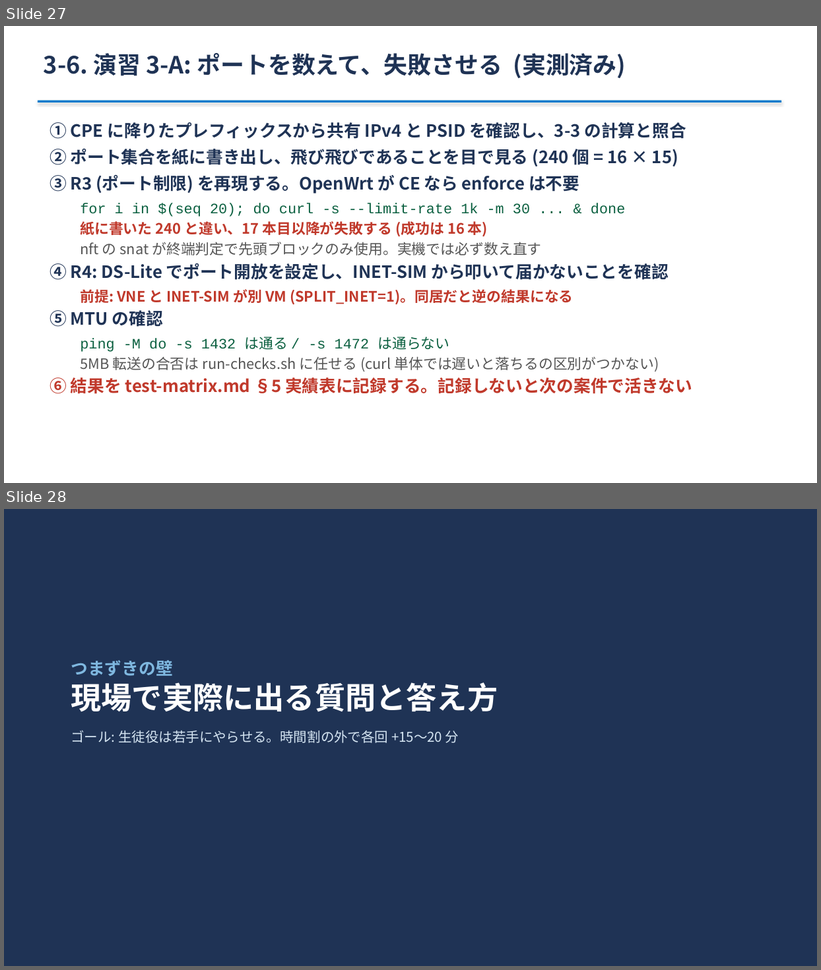
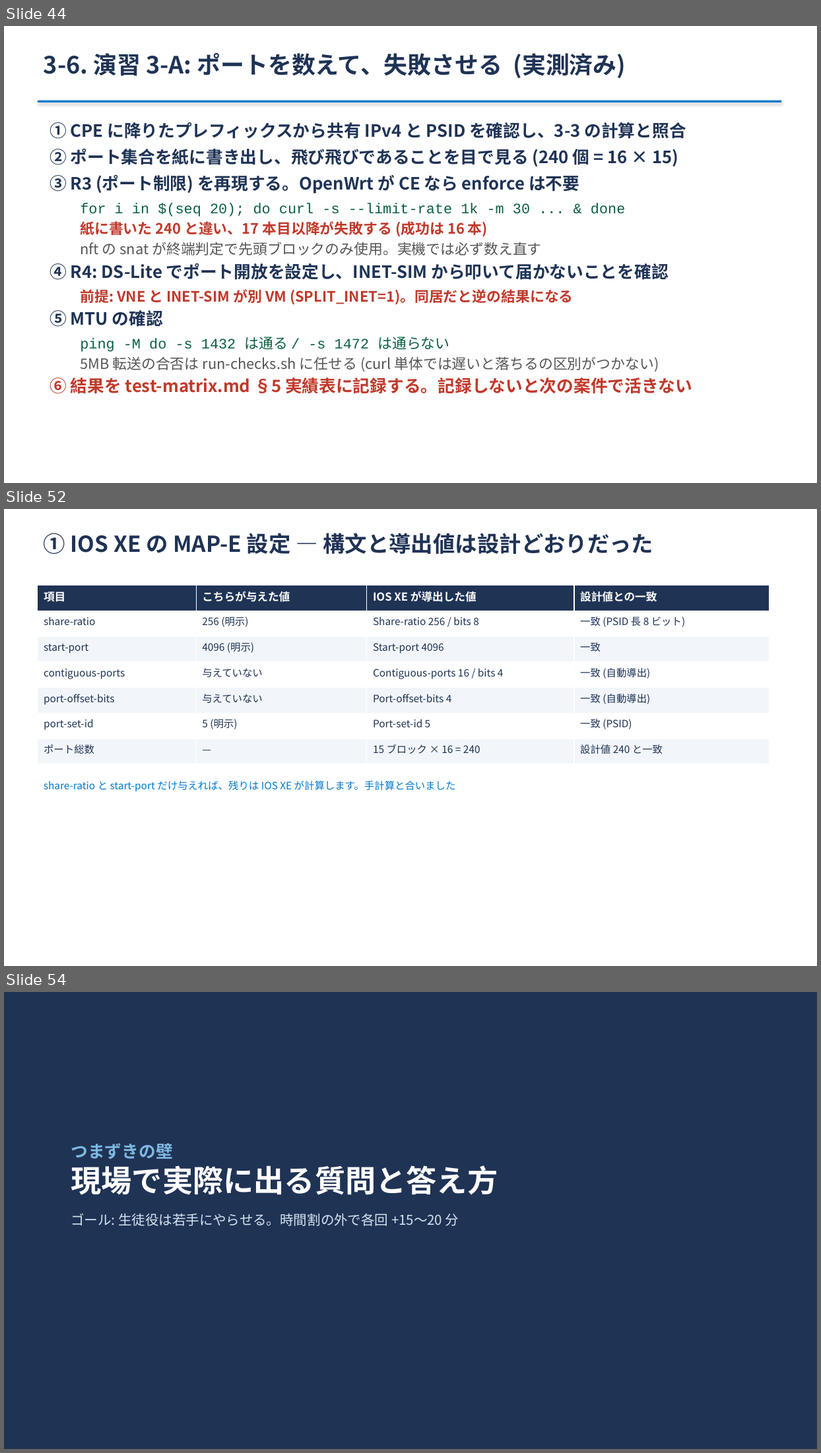
Before and after one commit to ginchankawaii/claude-code-book-template, a slide deck: docs/ipoe-lab/slides/toranomaki.pptx. Shown one above the other, each under a label of ours: slides 27 and 28 before the commit, slides 44, 52 and 54 after it; the slides between them are not shown. The pictures are 821x970 and 821x1453 pixels, drawn with LibreOffice and Linux fonts; fonts in the diff are those of the drawing. Boxes give left, top, right and bottom in pixels: in the first picture for what was removed or moved away, otherwise in the second. Text is boxed around its words. In the diff, an @@ line names an element or a change of style, - is before the commit and + after.

```diff
--- a/docs/ipoe-lab/slides/toranomaki.pptx
+++ b/docs/ipoe-lab/slides/toranomaki.pptx
@@ slide 52 added at <box>4,509,817,966</box>, background #FFFFFF @@
@@ text added at <box>44,533,653,554</box>, 26 pt, text #1F3355, bold @@
+① IOS XE の MAP-E 設定 — 構文と導出値は設計どおりだった
@@ table added at <box>38,586,770,764</box>, 7 rows, 4 columns @@
+項目 | こちらが与えた値 | IOS XE が導出した値 | 設計値との一致
+share-ratio | 256 (明示) | Share-ratio 256 / bits 8 | 一致 (PSID 長 8 ビット)
+start-port | 4096 (明示) | Start-port 4096 | 一致
+contiguous-ports | 与えていない | Contiguous-ports 16 / bits 4 | 一致 (自動導出)
+port-offset-bits | 与えていない | Port-offset-bits 4 | 一致 (自動導出)
+port-set-id | 5 (明示) | Port-set-id 5 | 一致 (PSID)
+ポート総数 | — | 15 ブロック × 16 = 240 | 設計値 240 と一致
@@ text added at <box>44,781,456,792</box>, 12 pt, text #007ACC @@
+share-ratio と start-port だけ与えれば、残りは IOS XE が計算します。手計算と合いました
@@ what was slide 27 is now slide 44 @@
@@ what was slide 28 is now slide 54 @@
```
Also in this commit, not shown: 2 slides changed, 25 other slides added, 3 other files.
